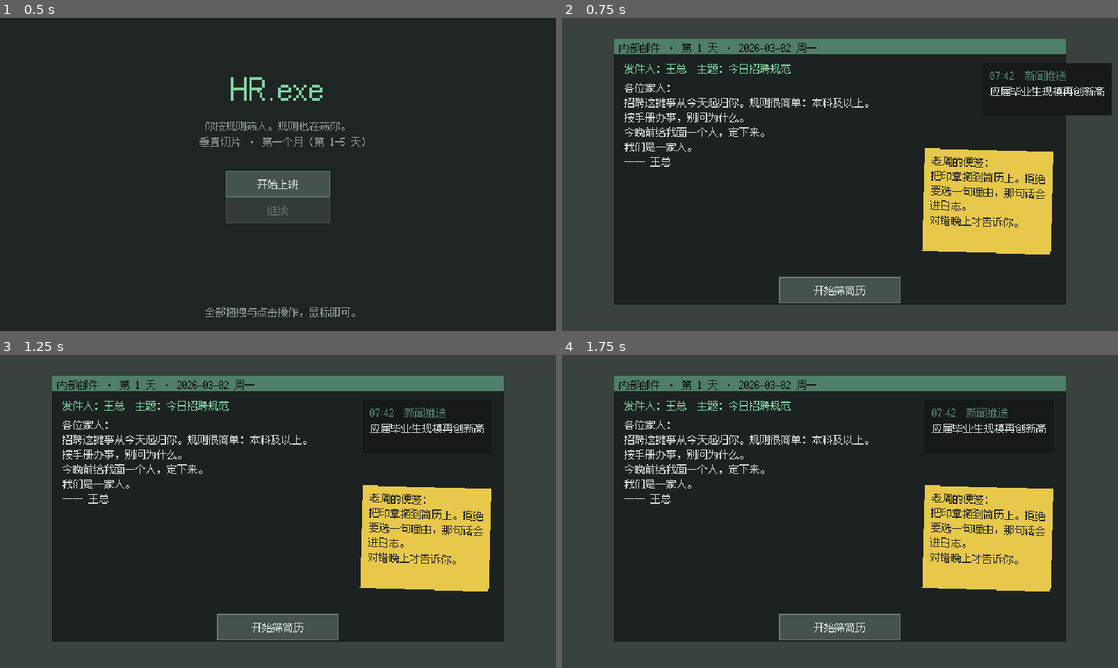
Above: before the commit, frames 1-4 (two rows, left to right).
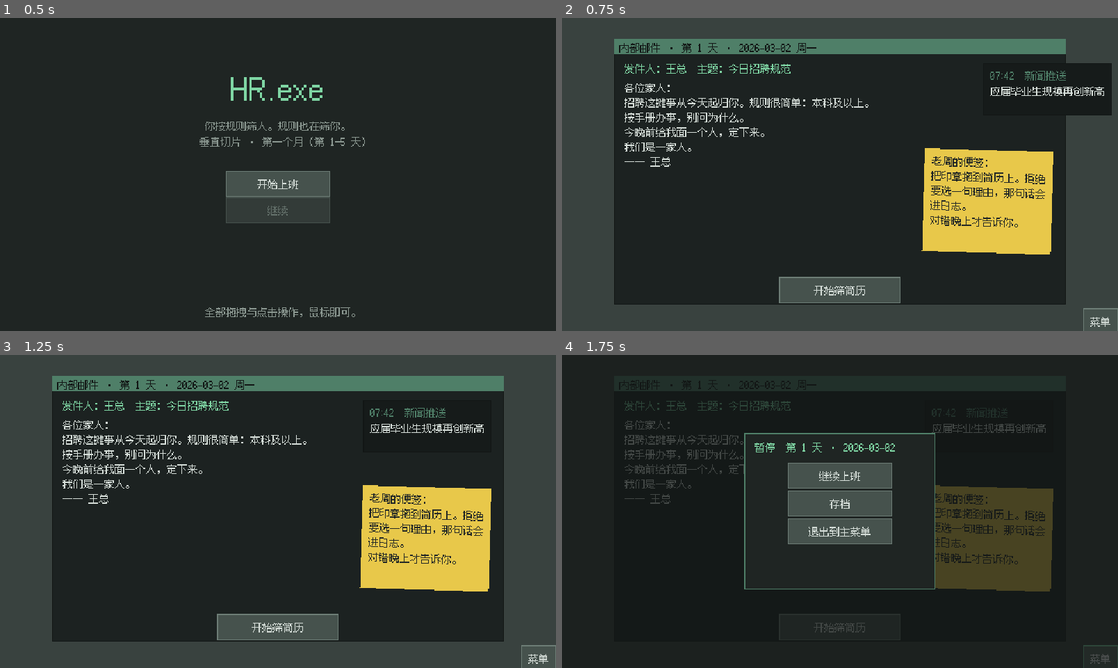
Above: after the commit, the same moments.

Repository: lyujames/hr-exe
Game: Godot game, scene res://scenes/Main.tscn
Same seed, same stepped clock (60 frames per second), same inputs: the game is played once before the commit and once after it.
Inputs (mouse positions are in pixels of both pictures, inside the frame that each line leads up to):
- Up to frame 1 (0.5 s): no input
- Up to frame 2 (0.75 s): click "开始上班" at 0.5 s
- Up to frame 3 (1.25 s): no input
- Up to frame 4 (1.75 s): click (1101, 658) at 1.25 s, where only the run after the commit has a clickable "菜单"

Frame 1 is identical in both runs. In frame 2, less than 0.1% of the frame differs, in the area x 93-100%, y 92-100%; in frame 3, less than 0.1%; in frame 4, 50%, in the area x 0-100%, y 0-100%.

Commit message:
Add pause menu with save and exit to main menu
- Esc or the bottom-right menu button pauses play (desk clock stops)
- Manual save stores this morning's state; half-done days are not saved
- Exit to main menu confirms and says which morning the save is at
- Tests for the menu flow; PlayBot opens the menu on day 1

Co-Authored-By: Claude Opus 5.5 <noreply@anthropic.com>

Diff:
--- a/hr_exe/autoload/GameState.gd
+++ b/hr_exe/autoload/GameState.gd
@@ -34,6 +34,8 @@
 var lawsuit_risk := 0
 ## 玩家回答候选人反问的原话，终章由 HireBot 原样复述。
 var reply_log: Array = []
+## 当天清晨的状态快照：手动存档存的是它，今天做到一半的进度不进存档。
+var morning := {}
 
 # 当日数据，只在一天内有效
 var stats := {}
@@ -65,6 +67,7 @@
 	stats = {"processed": 0, "correct": 0, "wrong": 0, "unprocessed": 0, "errors": [], "bonus": 0, "event_fine": 0}
 	passed_today = []
 	event_today = {}
+	morning = to_dict().duplicate(true)
 
 
 func day_seed() -> int:
--- a/hr_exe/autoload/SaveManager.gd
+++ b/hr_exe/autoload/SaveManager.gd
@@ -1,5 +1,5 @@
 extends Node
-## 存档：每日结束后自动写 JSON；存的是下一天清晨的状态。
+## 存档：每日结束后自动写 JSON；暂停菜单也能手动存。存的都是某一天清晨的状态。
 
 const SAVE_PATH := "user://save.json"
 const PLAYTEST_PATH := "user://playtest.jsonl"
@@ -9,9 +9,24 @@
 	return FileAccess.file_exists(SAVE_PATH)
 
 
-func save_game() -> void:
+func save_game(data := GameState.to_dict()) -> void:
 	var file := FileAccess.open(SAVE_PATH, FileAccess.WRITE)
-	file.store_string(JSON.stringify(GameState.to_dict()))
+	file.store_string(JSON.stringify(data))
+
+
+## 游玩途中手动存档：回到今天早上。
+func save_checkpoint() -> void:
+	save_game(GameState.morning)
+
+
+## 存档里是这一局的第几天；没有存档或是别的局的存档时为 0。
+func saved_day() -> int:
+	if not has_save():
+		return 0
+	var data = JSON.parse_string(FileAccess.get_file_as_string(SAVE_PATH))
+	if data is not Dictionary or int(data.get("run_seed", 0)) != GameState.run_seed:
+		return 0
+	return int(data.day)
 
 
 func load_game() -> bool:
--- a/hr_exe/scripts/screens/Main.gd
+++ b/hr_exe/scripts/screens/Main.gd
@@ -1,13 +1,43 @@
 extends Control
 ## 流程控制：晨会邮件 → [老板对质] → 筛简历 → 面试 → 日结 → 报纸 → 第二天。
 
+## 标题和结尾没有暂停菜单。
+const NO_MENU := ["res://scenes/Title.tscn", "res://scenes/SliceEnd.tscn"]
+
 var current: Control
+var menu: PauseMenu
+## 放在最上层，不被各屏拖来拖去的文件盖住。
+var _overlay: Control
+var _menu_button: Button
 
 
 func _ready() -> void:
 	theme = UI.theme()
 	UI.panel(self, Rect2(0, 0, 640, 360), UI.DESK_DARK)
+	var layer := CanvasLayer.new()
+	layer.layer = 10
+	add_child(layer)
+	_overlay = Control.new()
+	_overlay.theme = theme  # CanvasLayer 隔断了主题继承
+	_overlay.size = Vector2(640, 360)
+	_overlay.mouse_filter = Control.MOUSE_FILTER_IGNORE
+	layer.add_child(_overlay)
+	_menu_button = UI.button(_overlay, "菜单", Rect2(600, 334, 38, 24), open_menu)
 	show_title()
+
+
+func _unhandled_input(event: InputEvent) -> void:
+	if event.is_action_pressed("ui_cancel") and _menu_button.visible:
+		get_viewport().set_input_as_handled()
+		open_menu()
+
+
+func open_menu() -> void:
+	if is_instance_valid(menu):
+		return
+	menu = PauseMenu.new()
+	_overlay.add_child(menu)
+	menu.quit_to_title.connect(show_title)
 
 
 func _swap(path: String, next: Callable) -> Control:
@@ -16,6 +46,7 @@
 	current = load(path).instantiate()
 	add_child(current)
 	current.finished.connect(next, CONNECT_ONE_SHOT)
+	_menu_button.visible = path not in NO_MENU
 	return current
 
 
--- /dev/null
+++ b/hr_exe/scripts/ui/PauseMenu.gd
@@ -0,0 +1,64 @@
+class_name PauseMenu extends Control
+## 暂停菜单（Esc 或右下角“菜单”）：存档、退出到主菜单。打开时整棵树暂停，桌上的钟也停。
+
+signal quit_to_title
+
+var _box: Control
+var _status: Label
+
+
+func _ready() -> void:
+	process_mode = Node.PROCESS_MODE_ALWAYS
+	size = Vector2(640, 360)
+	var dim := UI.panel(self, Rect2(0, 0, 640, 360), Color(UI.BLACK, 0.75))
+	dim.mouse_filter = Control.MOUSE_FILTER_STOP
+	UI.panel(self, Rect2(210, 90, 220, 180), UI.DESK_DARK, UI.GREEN_DIM)
+	UI.label(self, "暂停　第 %d 天 · %s" % [GameState.day, GameState.today], Vector2(222, 98), UI.GREEN)
+	_box = Control.new()
+	_box.mouse_filter = Control.MOUSE_FILTER_IGNORE
+	add_child(_box)
+	_status = UI.label(self, "", Vector2(222, 226), UI.TEXT_DIM, 196)
+	_show_main()
+	get_tree().paused = true
+
+
+func _unhandled_input(event: InputEvent) -> void:
+	if event.is_action_pressed("ui_cancel"):
+		get_viewport().set_input_as_handled()
+		close()
+
+
+func close() -> void:
+	get_tree().paused = false
+	queue_free()
+
+
+func _show_main() -> void:
+	UI.clear(_box)
+	UI.button(_box, "继续上班", Rect2(260, 124, 120, 24), close)
+	UI.button(_box, "存档", Rect2(260, 156, 120, 24), save)
+	UI.button(_box, "退出到主菜单", Rect2(260, 188, 120, 24), _confirm_quit)
+
+
+func save() -> void:
+	SaveManager.save_checkpoint()
+	_status.text = "已存档：第 %d 天早上。今天做到一半的进度不会存进去。" % GameState.day
+
+
+func _confirm_quit() -> void:
+	UI.clear(_box)
+	var day := SaveManager.saved_day()
+	if day == 0:
+		_status.text = "这一局还没有存档，回到主菜单后进度会全部丢失。"
+	else:
+		_status.text = "存档停在第 %d 天早上，之后的进度会丢失。" % day
+	UI.label(_box, "回到主菜单？", Vector2(222, 128), UI.TEXT)
+	UI.button(_box, "确定退出", Rect2(260, 156, 120, 24), quit)
+	UI.button(_box, "取消", Rect2(260, 188, 120, 24), func() -> void:
+		_status.text = ""
+		_show_main())
+
+
+func quit() -> void:
+	close()
+	quit_to_title.emit()
--- a/hr_exe/tests/PlayBot.gd
+++ b/hr_exe/tests/PlayBot.gd
@@ -102,6 +102,8 @@
 	var desk: Desk = main.current
 	await wait(0.3)
 	await shot("day%d_desk" % day)
+	if day == 1:
+		await screen_menu()
 	desk.doc.flip()
 	await wait(0.05)
 	await shot("day%d_desk_back" % day)
@@ -136,6 +138,24 @@
 	await wait(0.3)
 	await shot("day%d_closing" % day)
 	await press("继续")
+
+
+## 暂停菜单：Esc 打开，存档，点到“退出”确认后取消，再 Esc 关掉。
+func screen_menu() -> void:
+	var key := InputEventKey.new()
+	key.keycode = KEY_ESCAPE
+	key.pressed = true
+	Input.parse_input_event(key)
+	await frames()
+	check(is_instance_valid(main.menu) and get_tree().paused, "esc opens pause menu")
+	main.menu.save()
+	check(SaveManager.saved_day() == 1, "manual save on day 1")
+	await shot("day1_menu_saved")
+	main.menu._confirm_quit()
+	await shot("day1_menu_quit")
+	main.menu.close()
+	await frames()
+	check(not get_tree().paused, "menu closed")
 
 
 const DOC_POS_OFFSET := Vector2(120, 30)
--- a/hr_exe/tests/RunTests.gd
+++ b/hr_exe/tests/RunTests.gd
@@ -21,6 +21,7 @@
 	test_save_roundtrip()
 	await test_scene_branches()
 	await test_interview()
+	await test_pause_menu()
 	print("TESTS DONE, failures=", failures)
 	get_tree().quit(failures)
 
@@ -483,3 +484,36 @@
 	check(restored.skills.size() == 4, "skills restored")
 	SaveManager.clear()
 	check(not SaveManager.has_save(), "cleared")
+
+
+func test_pause_menu() -> void:
+	# 第 2 天筛到一半：暂停 → 存档（存的是早上）→ 退出 → 继续，回到第 2 天早上
+	SaveManager.clear()
+	var main := _main(2)
+	var morning_savings := GameState.savings
+	main.show_desk()
+	await get_tree().process_frame
+	main.open_menu()
+	check(get_tree().paused, "menu pauses the desk clock")
+	GameState.record_decision(_candidate(), "pass", &"", "")
+	GameState.savings += 77
+	main.menu.save()
+	check(SaveManager.saved_day() == 2, "checkpoint is today")
+	main.menu._confirm_quit()
+	main.menu.quit()
+	await get_tree().process_frame
+	check(not get_tree().paused, "unpaused after quit")
+	check(not main._menu_button.visible, "no menu on title")
+	check(main.current.has_method("start_saved"), "back to title")
+	main.current.start_saved()
+	await get_tree().process_frame
+	check(GameState.day == 2 and GameState.savings == morning_savings, "resume from this morning")
+	check(GameState.decision_log.is_empty(), "half-done day not saved")
+	check(main.current.scene_file_path.ends_with("MailScreen.tscn"), "resume at morning mail")
+	check(main._menu_button.visible, "menu during play")
+
+	# 别的局的存档不算这一局的
+	GameState.new_game(5)
+	check(SaveManager.saved_day() == 0, "other run's save not counted")
+	main.queue_free()
+	SaveManager.clear()
Not shown, added: hr_exe/scripts/ui/PauseMenu.gd.uid
